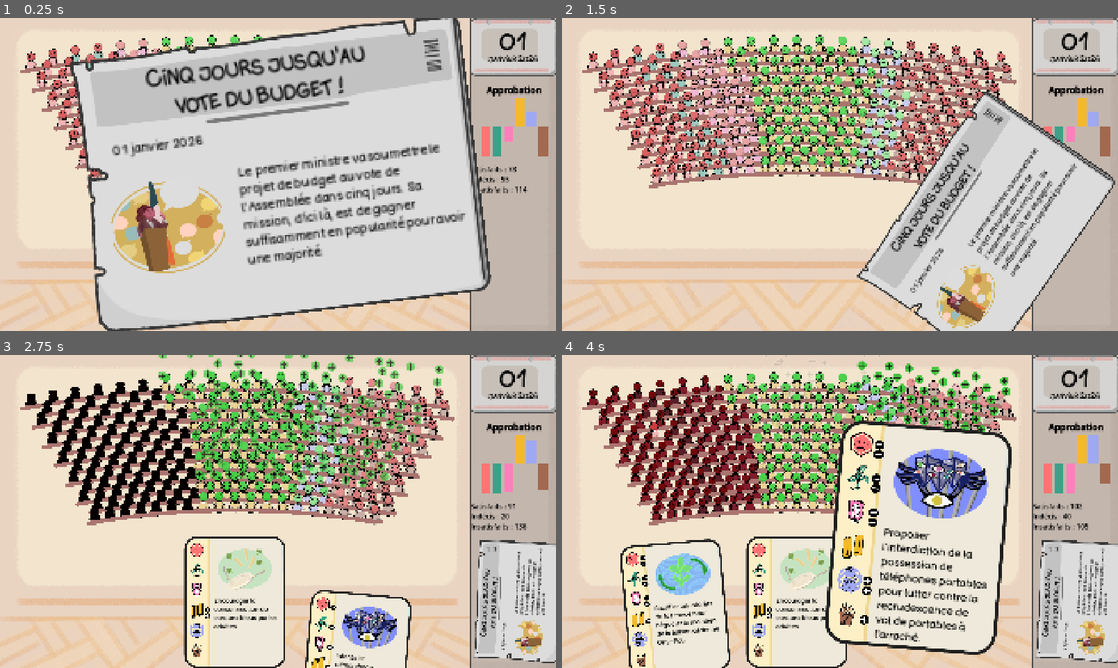
Above: before the commit, frames 1-4 (two rows, left to right).
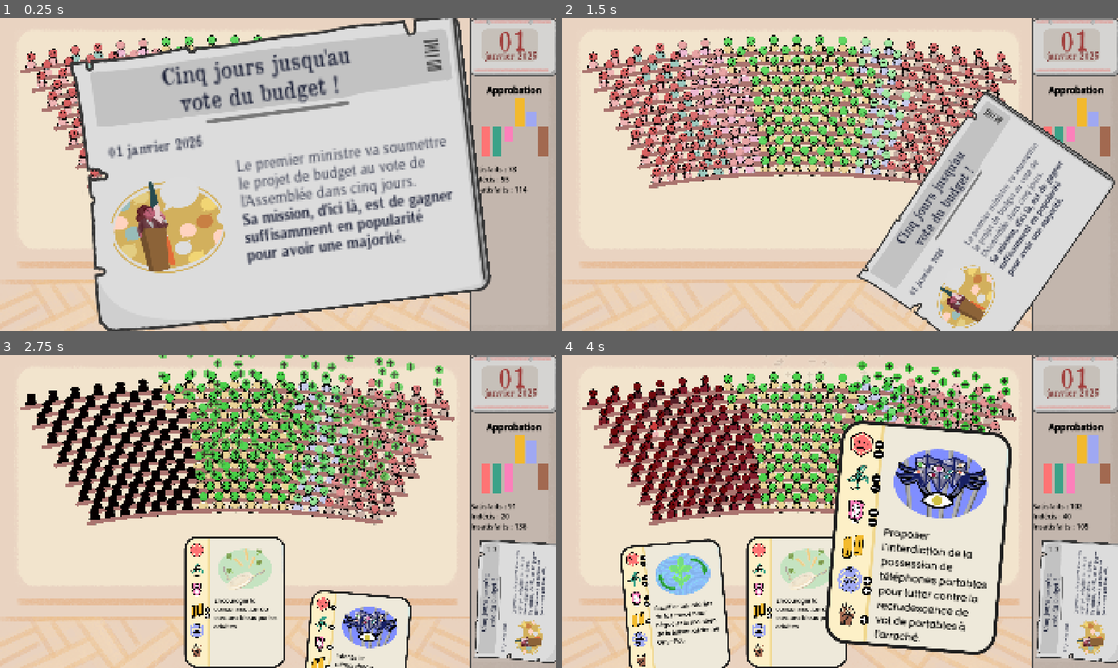
Above: after the commit, the same moments.

Repository: remimorvan/assemblee-nationale-simulator
Game: Godot game, scene res://scenes/game.tscn
The game is run twice, just before and just after one commit, with the same random seed, the same clock (stepped at 60 frames per second) and the same inputs.
Inputs (mouse positions are in pixels of both pictures, inside the frame that each line leads up to):
- Up to frame 1 (0.25 s): no input
- Up to frame 2 (1.5 s): tap Enter at 0.5 s; move the mouse to (1073, 127) at 0.52 s; click (1073, 127) at 0.67 s; tap Space at 1.25 s; move the mouse to (840, 174) at 1.27 s; click (840, 174) at 1.42 s
- Up to frame 3 (2.75 s): move the mouse to (111, 608) at 2.02 s; click (111, 608) at 2.17 s
- Up to frame 4 (4 s): move the mouse to (795, 602) at 2.77 s; click (795, 602) at 2.92 s; move the mouse to (895, 608) at 3.52 s; click (895, 608) at 3.67 s

The runs differ from the first frame. In frame 1, 11% of the frame differs, in the area x 19-97%, y 3-79%; in frame 2, 3.8%; in frame 3, 1.4%; in frame 4, 1.4%.

Commit message:
Nice richTextLabel in journal

Diff:
--- a/assets/card/cards.json
+++ b/assets/card/cards.json
@@ -13,7 +13,7 @@
 		"quote": "",
 		"special_event": "barrage",
 		"special_event_title": "Barrage contre l'extrême-droite",
-		"special_event_descr": "Lors d'un discours à l'Assemblée, le premier ministre a demandé aux député·e·s de supporter ses réformes pour faire barrage à l'extrême-droite. Très persuasif, le premier ministre a recueilli un large soutien."
+		"special_event_descr": "Lors d'un discours à l'Assemblée, le premier ministre a demandé aux député·e·s de supporter ses réformes pour faire barrage à l'extrême-droite. [b]Très persuasif, le premier ministre a recueilli un large soutien.[/b]"
 	},
 	{
 		"text": "Proposer une convention citoyenne pour le climat.",
@@ -29,7 +29,7 @@
 		"quote": "",
 		"special_event": "convention_citoyenne",
 		"special_event_title": "Convention citoyenne : les résultats !",
-		"special_event_descr": "150 volontaires tirés au hasard se …(247 unchanged characters)… c. Euphorie sur les bancs de la gauche… mais le premier ministre suivra-t-il les propositions de la convention ?"
+		"special_event_descr": "150 volontaires tirés au hasard se …(247 unchanged characters)… c. Euphorie sur les bancs de la gauche… [b]mais le premier ministre suivra-t-il les propositions de la convention ?[/b]"
 	},
 	{
 		"text": "Doubler les portions de frites à la cantine de l'Assemblée.",
@@ -45,7 +45,7 @@
 		"quote": "",
 		"special_event": "indigestion",
 		"special_event_title": "Indigestion à l'Assemblée nationale !",
-		"special_event_descr": "Après que les portions de frites aient été doublées à la cantine de l'Assemblée, une partie des député·e·s sont absent·e·s à la séance d'aujourd'hui pour indigestion. Les groupes Les Ripoublicains et Travail Fictif, Famille, Pas de Tri sont particulièrement touchés."
+		"special_event_descr": "Après que les portions de frites aient été doublées à la cantine de l'Assemblée, [b]une partie des député·e·s sont absent·e·s à la séance d'aujourd'hui[/b] pour indigestion. Les groupes Les Ripoublicains et Travail Fictif, Famille, Pas de Tri sont particulièrement touchés."
 	},
 	{
 		"text": "Proposer la hausse du SMIC à 1700€ net par mois.",
@@ -229,7 +229,7 @@
 		"quote": "",
 		"special_event": "mediapart",
 		"special_event_title": "Mediapart attaque !",
-		"special_event_descr": "Mediapart vient de publier un arti …(161 unchanged characters)… urnée seront consacrées à ce scandale : seulement deux réformes pourront être voteés aujourd'hui."
+		"special_event_descr": "Mediapart vient de publier un arti …(161 unchanged characters)… urnée seront consacrées à ce scandale : [b]seulement deux réformes pourront être voteés aujourd'hui.[/b]"
 	},
 	{
 		"text": "Facilier les expulsions et destructions d'habitats informels à Mayotte.",
@@ -362,7 +362,7 @@
 		"quote": "Bruno Le Maire",
 		"special_event": "deficit",
 		"special_event_title": "Mensonge d'État : dissimulation du déficit !",
-		"special_event_descr": "Contrairement à ce qui a été annoncé par le ministre de l'Économie, le déficit de cette année ne sera pas de 4,4% mais de 6,1%. Selon nos collègues du Palmidé Attaché, le ministre était au courant de ces estimations. Tollé sur tous les bancs de l'Assemblée."
+		"special_event_descr": "Contrairement à ce qui a été annoncé par le ministre de l'Économie, le déficit de cette année ne sera pas de 4,4% mais de 6,1%. Selon nos collègues du Palmidé Attaché, le ministre était au courant de ces estimations. [b]Tollé sur tous les bancs de l'Assemblée.[/b]"
 	},
 	{
 		"text": "Inclure dans les formations délivrées dans l'enseignement supérieur la lutte contre l'islamophobie",
@@ -482,7 +482,7 @@
 		"quote": "",
 		"special_event": "train_strike",
 		"special_event_title": "Grève des cheminots",
-		"special_event_descr": "Suite à l'annonce gouvernemantale  …(68 unchanged characters)… es cheminots se sont déclarés en grève. Une partie des députés ne pourront se rendre à l'Assemblée aujourd'hui : la gauche de l'hémicycle semble particulièrement impactée."
+		"special_event_descr": "Suite à l'annonce gouvernemantale  …(68 unchanged characters)… es cheminots se sont déclarés en grève. [b]Une partie des députés ne pourront se rendre à l'Assemblée aujourd'hui :[/b] la gauche de l'hémicycle semble particulièrement impactée."
 	},
 	{
 		"text": "Dénoncer le génocide palestinien commis par Israël.",
@@ -615,7 +615,7 @@
 		"quote": "",
 		"special_event": "collumbus_day",
 		"special_event_title": "Gérard Collumbus Day",
-		"special_event_descr": "Pour rendre hommage à Gérard Collumbus, une grande journée de festivités ont été organisées dans sa ville natale de Lugdunum par le gouvernement. De nombreux·euses député·e·s du parti En Pause devraient s'y rendre."
+		"special_event_descr": "Pour rendre hommage à Gérard Collumbus, une grande journée de festivités ont été organisées dans sa ville natale de Lugdunum par le gouvernement. [b]De nombreux·euses député·e·s du parti En Pause devraient s'y rendre.[/b]"
 	},
 	{
 		"text": "Envoyer des soldats français au Groenland pour le protéger de la menace impérialiste du « plus grand allié de l'UE » ?!",
@@ -631,7 +631,7 @@
 		"quote": "",
 		"special_event": "groenland",
 		"special_event_title": "Représailles américaines",
-		"special_event_descr": "La réponse du président américain  …(142 unchanged characters)… otre pays. Après une réunion d'urgence, l'Assemblée nationale a décidé de remettre le premier ministre aux forces américaines."
+		"special_event_descr": "La réponse du président américain  …(142 unchanged characters)… otre pays. Après une réunion d'urgence, [b]l'Assemblée nationale a décidé de remettre le premier ministre aux forces américaines.[/b]"
 	},
 	{
 		"text": "Baisser la TVA pour les transports en commun terrestres",
--- a/assets/journals.json
+++ b/assets/journals.json
@@ -1,7 +1,7 @@
 [
 	{
 		"title": "Cinq jours jusqu'au vote du budget !",
-		"content": "Le premier ministre va soumettre le projet de budget au vote de l'Assemblée dans cinq jours. Sa mission, d'ici là, est de gagner suffisamment en popularité pour dégager une majorité."
+		"content": "Le premier ministre va soumettre le projet de budget au vote de l'Assemblée dans cinq jours. [b]Sa mission, d'ici là, est de gagner suffisamment en popularité pour dégager une majorité.[/b]"
 	},
 	{
 		"title": "Quatre jours avant le vote : premières réactions",
@@ -9,7 +9,7 @@
 	},
 	{
 		"title": "À mi-chemin : tractations en coulisses",
-		"content": "Plus que trois jours avant le vote crucial. Les négociations s'intensifient à l'Assemblée. Le gouvernement aurait proposé plusieurs amendements pour tenter de rallier les indécis."
+		"content": "[b]Plus que trois jours avant le vote crucial[/b]. Les négociations s'intensifient à l'Assemblée. Le gouvernement aurait proposé plusieurs amendements pour tenter de rallier les indécis."
 	},
 	{
 		"title": "J-2 : la tension monte à l'Assemblée",
--- a/scenes/game.tscn
+++ b/scenes/game.tscn
@@ -2,24 +2,24 @@
 
 [ext_resource type="Texture2D" uid="uid://v4oxve83qvf3" path="res://assets/parquet.png" id="1_u5sy4"]
 [ext_resource type="PackedScene" uid="uid://bf3fndiyasfyq" path="res://scenes/player.tscn" id="1_uwrxv"]
-[ext_resource type="FontFile" uid="uid://c4v45pul7umvp" path="res://assets/card/Monicacomic.ttf" id="2_u5sy4"]
 [ext_resource type="Texture2D" uid="uid://cx2elgtpe0k4a" path="res://assets/side_bar.png" id="2_vtaks"]
 [ext_resource type="PackedScene" uid="uid://d1voxmvhe7xmt" path="res://scenes/hemicycle.tscn" id="2_yqjtg"]
 [ext_resource type="PackedScene" uid="uid://bqeoj11e5kq1" path="res://scenes/deck.tscn" id="3_lnu2h"]
 [ext_resource type="Texture2D" uid="uid://bh2tfsobb10oe" path="res://assets/calendar.png" id="4_kvpfn"]
 [ext_resource type="PackedScene" uid="uid://bchbmi7q2rb7" path="res://scenes/plot.tscn" id="4_lbhrr"]
+[ext_resource type="FontFile" uid="uid://gq1623p3ggk" path="res://assets/journal/OldNewspaperTypes.ttf" id="5_vtaks"]
 [ext_resource type="PackedScene" uid="uid://didoyh5qajy65" path="res://scenes/journal.tscn" id="6_p57ef"]
 [ext_resource type="Script" uid="uid://dmafeh1bsc5qf" path="res://scripts/journal.gd" id="7_u5sy4"]
 
 [sub_resource type="LabelSettings" id="LabelSettings_0tnpc"]
-font = ExtResource("2_u5sy4")
+font = ExtResource("5_vtaks")
 font_size = 90
-font_color = Color(0, 0, 0, 1)
+font_color = Color(0.626072, 0.233212, 0.224301, 1)
 
 [sub_resource type="LabelSettings" id="LabelSettings_vtaks"]
-font = ExtResource("2_u5sy4")
+font = ExtResource("5_vtaks")
 font_size = 30
-font_color = Color(0, 0, 0, 1)
+font_color = Color(0.467402, 0.160049, 0.154783, 1)
 
 [node name="Game" type="Node2D"]
 
@@ -63,20 +63,20 @@
 
 [node name="CalendarDay" type="Label" parent="HBoxContainer/PanelContainer/VBoxContainer/TextureRect"]
 layout_mode = 2
-offset_left = -2.0
-offset_top = 29.0
-offset_right = 298.0
-offset_bottom = 131.0
+offset_left = -6.0
+offset_top = 18.0
+offset_right = 294.0
+offset_bottom = 130.0
 text = "01"
 label_settings = SubResource("LabelSettings_0tnpc")
 horizontal_alignment = 1
 
 [node name="CalendarMonth" type="Label" parent="HBoxContainer/PanelContainer/VBoxContainer/TextureRect"]
 layout_mode = 2
-offset_left = -1.0
-offset_top = 123.0
-offset_right = 299.0
-offset_bottom = 158.0
+offset_left = -11.0
+offset_top = 109.0
+offset_right = 289.0
+offset_bottom = 147.0
 text = "janvier 2026"
 label_settings = SubResource("LabelSettings_vtaks")
 horizontal_alignment = 1
--- a/scenes/journal.tscn
+++ b/scenes/journal.tscn
@@ -1,10 +1,12 @@
-[gd_scene load_steps=10 format=3 uid="uid://didoyh5qajy65"]
+[gd_scene load_steps=12 format=3 uid="uid://didoyh5qajy65"]
 
 [ext_resource type="Texture2D" uid="uid://ocewkypq0kcd" path="res://assets/journal.png" id="1_ih0ao"]
 [ext_resource type="Texture2D" uid="uid://diyjxm0wjvjgb" path="res://assets/card/illustrations/random.png" id="1_ll4rq"]
 [ext_resource type="FontFile" uid="uid://c4v45pul7umvp" path="res://assets/card/Monicacomic.ttf" id="2_ha22r"]
-[ext_resource type="FontFile" uid="uid://cewqm3af8k8sr" path="res://assets/card/BadComic-Regular.ttf" id="3_hlh6y"]
 [ext_resource type="AudioStream" uid="uid://ca6pcf1v8qdkf" path="res://assets/sounds/JDSherbert - Tabletop Games SFX Pack - Paper Flip - 1.mp3" id="3_t4w66"]
+[ext_resource type="FontFile" uid="uid://gq1623p3ggk" path="res://assets/journal/OldNewspaperTypes.ttf" id="4_hlfw0"]
+[ext_resource type="FontFile" uid="uid://cmcbgvty2c2x3" path="res://assets/journal/Timeless.ttf" id="5_84c5g"]
+[ext_resource type="FontFile" uid="uid://cgldh0jd5hw8e" path="res://assets/journal/Timeless-Bold.ttf" id="6_u1uw5"]
 
 [sub_resource type="GDScript" id="GDScript_qysr8"]
 script/source = "extends Node2D
@@ -26,9 +28,9 @@
 
 [sub_resource type="LabelSettings" id="LabelSettings_qqwlt"]
 line_spacing = 2.0
-font = ExtResource("3_hlh6y")
+font = ExtResource("4_hlfw0")
 font_size = 19
-font_color = Color(0, 0, 0, 1)
+font_color = Color(0.117647, 0.137255, 0.223529, 1)
 
 [node name="JournalLarge" type="Area2D"]
 process_mode = 3
@@ -54,7 +56,8 @@
 scale = Vector2(0.6, 0.6)
 texture = ExtResource("1_ll4rq")
 
-[node name="title" type="Label" parent="."]
+[node name="title1" type="Label" parent="."]
+visible = false
 offset_left = -259.0
 offset_top = -187.0
 offset_right = 232.0
@@ -66,7 +69,22 @@
 vertical_alignment = 1
 autowrap_mode = 3
 
-[node name="content" type="Label" parent="."]
+[node name="title" type="RichTextLabel" parent="."]
+offset_left = -259.0
+offset_top = -187.0
+offset_right = 232.0
+offset_bottom = -103.0
+mouse_filter = 2
+theme_override_colors/default_color = Color(0.117647, 0.137255, 0.223529, 1)
+theme_override_fonts/normal_font = ExtResource("4_hlfw0")
+theme_override_font_sizes/normal_font_size = 31
+text = "Cinq jours jusqu'au
+vote du budget !"
+horizontal_alignment = 1
+vertical_alignment = 1
+
+[node name="content2" type="Label" parent="."]
+visible = false
 offset_left = -61.0
 offset_top = -92.0
 offset_right = 278.0
@@ -75,6 +93,21 @@
 label_settings = SubResource("LabelSettings_qqwlt")
 vertical_alignment = 1
 autowrap_mode = 3
+
+[node name="content" type="RichTextLabel" parent="."]
+offset_left = -61.0
+offset_top = -34.0
+offset_right = 264.0
+offset_bottom = 204.0
+mouse_filter = 2
+theme_override_colors/default_color = Color(0.117647, 0.137255, 0.223529, 1)
+theme_override_fonts/normal_font = ExtResource("5_84c5g")
+theme_override_fonts/bold_font = ExtResource("6_u1uw5")
+theme_override_font_sizes/normal_font_size = 22
+theme_override_font_sizes/bold_font_size = 22
+bbcode_enabled = true
+text = "Le premier ministre va soumettre le projet de budget au vote de l'Assemblée dans cinq jours.
+[b]Sa mission, d'ici là, est de gagner suffisamment en popularité pour avoir une majorité.[/b]"
 
 [node name="date" type="Label" parent="."]
 offset_left = -256.426
--- a/scripts/journal.gd
+++ b/scripts/journal.gd
@@ -1,7 +1,7 @@
 extends Area2D
 
-@onready var Title: Label = $title
-@onready var Content: Label = $content
+@onready var Title: RichTextLabel = $title
+@onready var Content: RichTextLabel = $content
 @onready var Date: Label = $date
 @onready var Illustration: TextureRect = $image
 @onready var Player: Node2D = $"../Player"
Binary file added: assets/journal/OldNewspaperTypes.ttf
Binary file added: assets/journal/Timeless-Bold.ttf
Binary file added: assets/journal/Timeless.ttf
